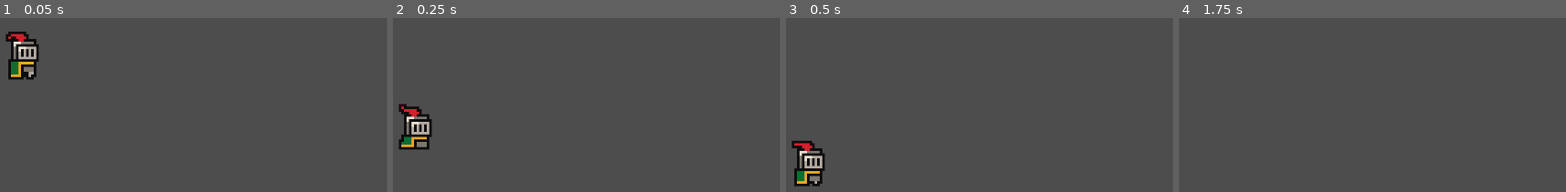
Above: before the commit, frames 1-4 (left to right).
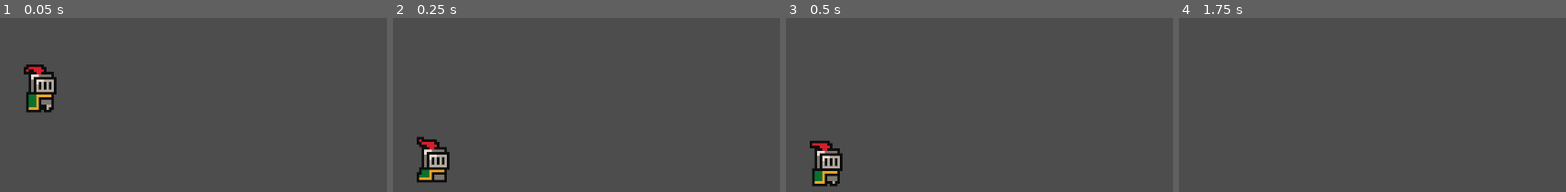
Above: after the commit, the same moments.

Repository: Smoresies/CCG2024Q4
Game: Godot game, scene res://sandbox.tscn
Same seed, same stepped clock (60 frames per second), same inputs: the game is played once before the commit and once after it.
Inputs:
- Up to frame 1 (0.05 s): no input
- Up to frame 2 (0.25 s): no input
- Up to frame 3 (0.5 s): no input
- Up to frame 4 (1.75 s): hold Right (right) from 0.53 s (still down); tap Space (jump) at 0.6, 0.77, 1.07, 1.35, 1.52 s

The runs differ from the first frame. In frame 1, 3.4% of the frame differs, in the area x 1-15%, y 7-55%; in frame 2, 3.3%; in frame 3, 2.8%; in frame 4, nothing differs.

Commit message:
Updated in response to pull request

Diff:
--- a/sandbox.tscn
+++ b/sandbox.tscn
@@ -18,4 +18,5 @@
 position_smoothing_enabled = true
 
 [node name="Player" parent="." instance=ExtResource("1_n1ip3")]
-position = Vector2(178, 172)
+position = Vector2(185, 185)
+DECELERATION_TIME = 5.0
--- a/scenes/player.tscn
+++ b/scenes/player.tscn
@@ -1,10 +1,11 @@
 [gd_scene load_steps=9 format=3 uid="uid://b72fdcrlypc86"]
 
 [ext_resource type="Script" path="res://scripts/player_movement.gd" id="1_kubj6"]
-[ext_resource type="Texture2D" uid="uid://bmdhk707q7e7o" path="res://sources/knight.png" id="2_vsk4g"]
+[ext_resource type="Texture2D" uid="uid://bs3hdsnbapg4e" path="res://sources/knight.png" id="2_vsk4g"]
 
-[sub_resource type="CircleShape2D" id="CircleShape2D_um7vr"]
-radius = 5.09902
+[sub_resource type="CapsuleShape2D" id="CapsuleShape2D_0flpv"]
+radius = 5.0
+height = 18.0
 
 [sub_resource type="AtlasTexture" id="AtlasTexture_ff4ej"]
 atlas = ExtResource("2_vsk4g")
@@ -46,8 +47,8 @@
 script = ExtResource("1_kubj6")
 
 [node name="CollisionShape2D" type="CollisionShape2D" parent="."]
-position = Vector2(1, -5)
-shape = SubResource("CircleShape2D_um7vr")
+position = Vector2(1, -9)
+shape = SubResource("CapsuleShape2D_0flpv")
 
 [node name="AnimatedSprite2D" type="AnimatedSprite2D" parent="."]
 position = Vector2(1, -12)
--- a/scripts/player_movement.gd
+++ b/scripts/player_movement.gd
@@ -4,28 +4,40 @@
 @export var MAX_SPEED: int = 200
 @export var JUMP_VELOCITY: int = -300.0
 @export var ACCELERATION: int = 1500
-@export var DECELERATION_TIME: float = 0.2
+@export_range(0, 10, 0.1, "or_greater") var DECELERATION_TIME: float = 0.2
 
 var deceleration: float = MAX_SPEED / DECELERATION_TIME
 
 func _physics_process(delta: float) -> void:
-	# Add the gravity.
+	apply_gravity(delta)
+
+	player_jump()
+
+	horizontal_movement(delta)
+
+	move_and_slide()
+
+
+func apply_gravity(delta: float):
+	# Add the apply_gravity.
 	if not is_on_floor():
 		velocity += get_gravity() * delta
 
-	# Handle jump.
+func player_jump():
 	if Input.is_action_just_pressed("jump") and is_on_floor():
 		velocity.y = JUMP_VELOCITY
 
+func horizontal_movement(delta: float):
 	# Get the input direction and handle the movement/deceleration.
 	# As good practice, you should replace UI actions with custom gameplay actions.
 	var direction := Input.get_axis("left", "right")
-	if direction:
+
+
+	if direction: # Direction button active
 		# Accelerate towards the target speed
 		velocity.x = move_toward(velocity.x, direction * MAX_SPEED, ACCELERATION * delta)
-	else:
+
+	else: # Direction button inactive
 		# Decelerate towards zero speed
-		var deceleration_rate = (MAX_SPEED / DECELERATION_TIME)
-		velocity.x = move_toward(velocity.x, 0, deceleration_rate * delta)
-
-	move_and_slide()
+		print(deceleration)
+		velocity.x = move_toward(velocity.x, 0, deceleration * delta)
